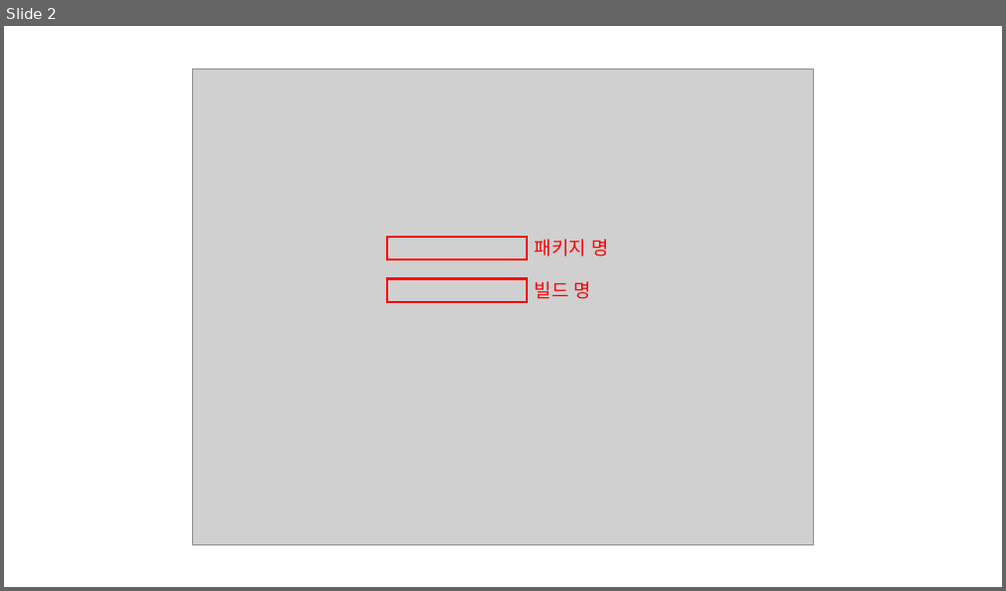
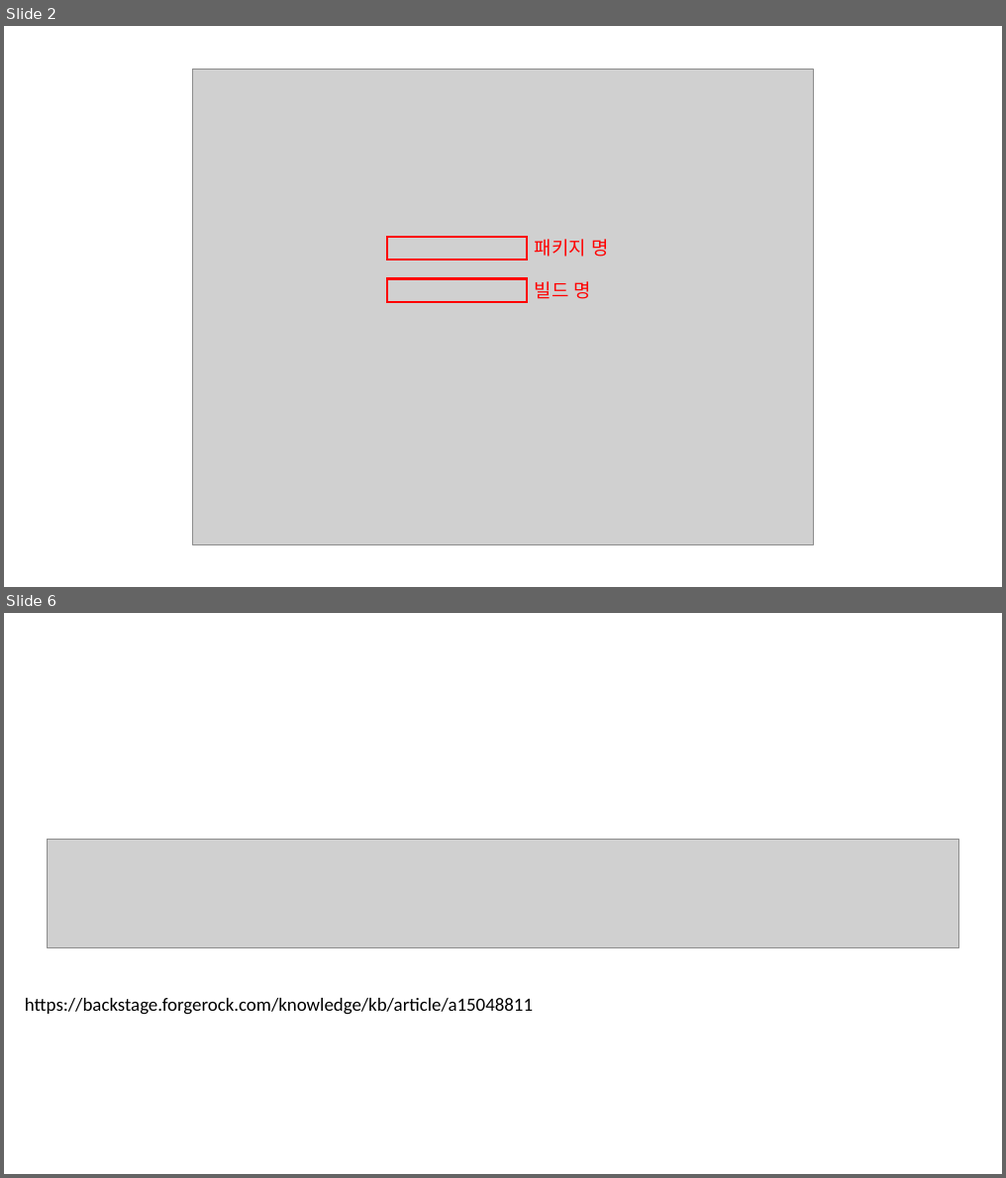
Before and after one commit to osj3474/Spring-Note, a slide deck: 03-스프링 부트 개념과 활용/assets/image.pptx. Shown one above the other, each under a label of ours: slide 2 before the commit, slides 2 and 6 after it; the slides between them are not shown. The pictures are 1006x591 and 1006x1178 pixels, drawn with LibreOffice and Linux fonts; fonts in the diff are those of the drawing; grey boxes stand for pictures. Boxes give left, top, right and bottom in pixels: in the first picture for what was removed or moved away, otherwise in the second. Text is boxed around its words. In the diff, an @@ line names an element or a change of style, - is before the commit and + after.

```diff
--- a/03-스프링 부트 개념과 활용/assets/image.pptx
+++ b/03-스프링 부트 개념과 활용/assets/image.pptx
@@ slide 6 added at (x1=4, y1=613, x2=1002, y2=1174), background #FFFFFF @@
@@ picture added at (x1=48, y1=839, x2=959, y2=949) @@
@@ text added at (x1=25, y1=998, x2=533, y2=1015), 18 pt, text #000000 @@
+https://backstage.forgerock.com/knowledge/kb/article/a15048811
```
Also in this commit, not shown: 1 slide changed, 3 other slides added, 4 slides removed, 5 other files.
